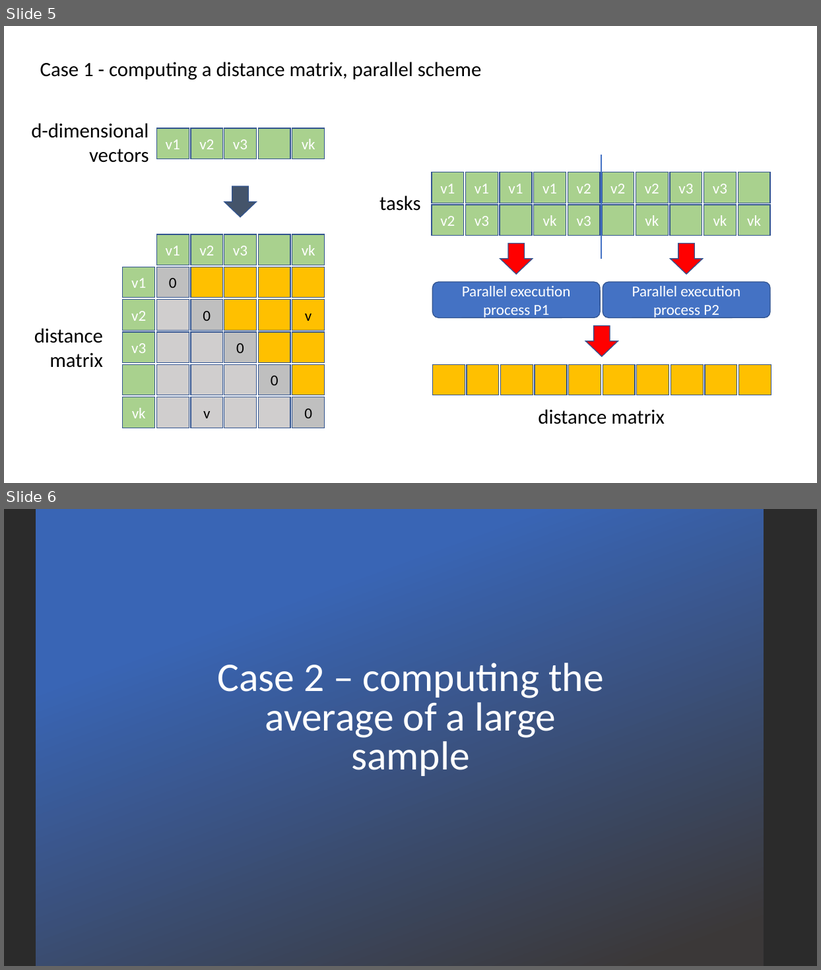
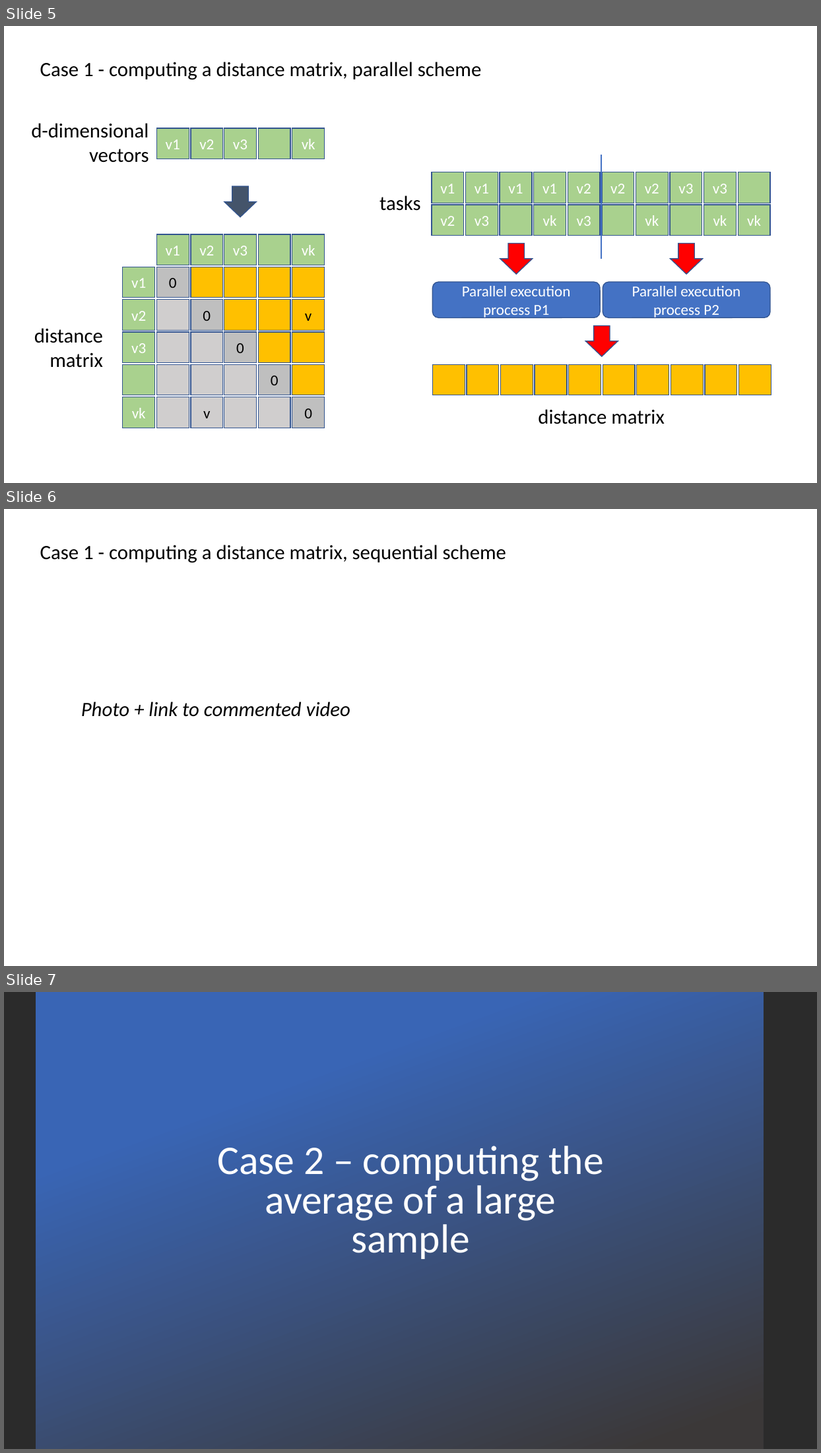
Before and after one commit to andreplima/BoT-in-Python, a slide deck: BoT in Python.pptx. Shown one above the other, each under a label of ours: slides 5 and 6 before the commit, slides 5, 6 and 7 after it. The pictures are 821x970 and 821x1453 pixels, drawn with LibreOffice and Linux fonts; fonts in the diff are those of the drawing; background and template pictures are left out; a plain dark background stands for a picture behind light text. Boxes give left, top, right and bottom in pixels: in the first picture for what was removed or moved away, otherwise in the second. Text is boxed around its words. In the diff, an @@ line names an element or a change of style, - is before the commit and + after.

```diff
--- a/BoT in Python.pptx
+++ b/BoT in Python.pptx
@@ slide 6 added at <box>4,509,817,966</box>, background #FFFFFF @@
@@ text added at <box>40,545,506,563</box>, 24 pt, text #000000 @@
+Case 1 - computing a distance matrix, sequential scheme
@@ text added at <box>81,702,350,717</box>, 24 pt, text #000000, italic @@
+Photo + link to commented video
@@ what was slide 6 is now slide 7 @@
```
Also in this commit, not shown: 1 other slide added, 4 other files.
